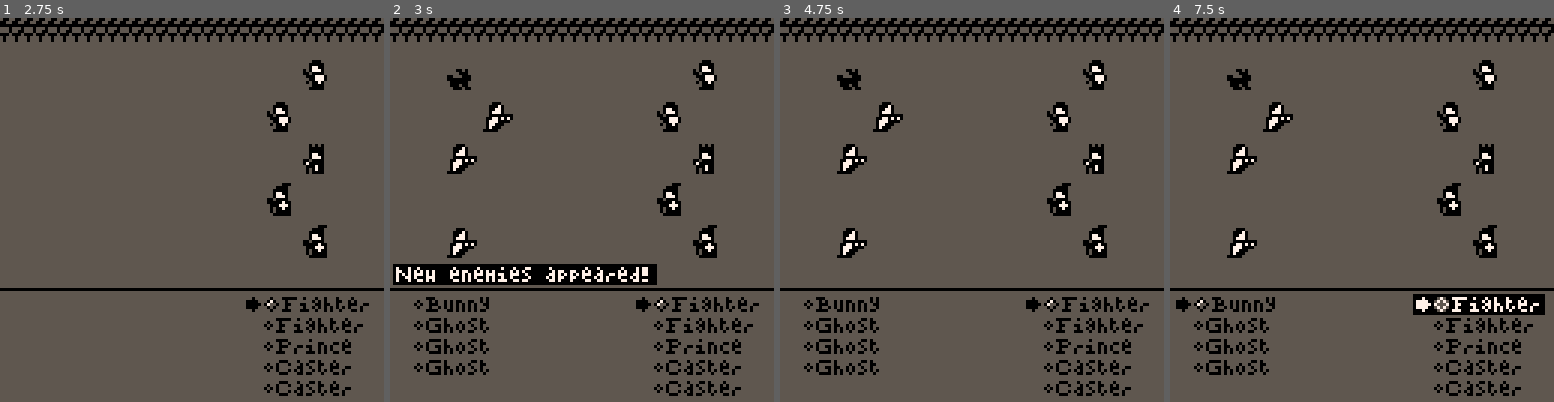
Above: before the commit, frames 1-4 (left to right).
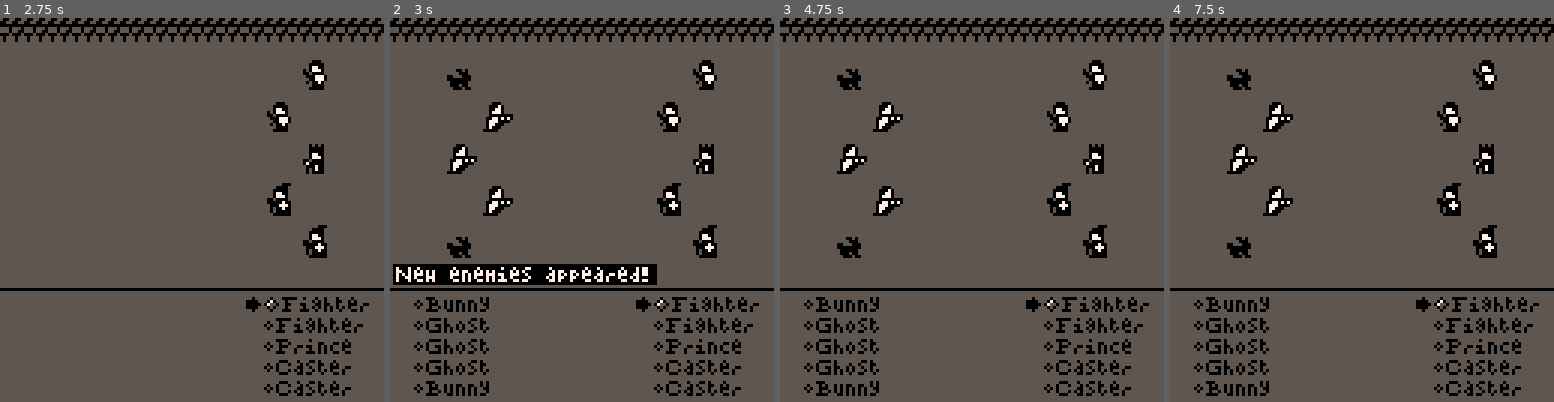
Above: after the commit, the same moments.

Repository: JohnAdamZiolkowski/Pico8-Hive
Game: PICO-8 cartridge prince/prince.p8
Two runs of this game, one before a commit and one after it. Both use one fixed random seed, a clock stepped at 60 frames per second and the inputs below.
Inputs:
- Up to frame 1 (2.75 s): tap X (X key) at 0.33, 1.07, 1.85 s; tap O (Z key) at 0.7, 1.7, 2.1, 2.5 s; hold Right 1.6-2.1 s; hold Up 2.15-2.42 s; hold Right from 2.47 s (still down)
- Up to frame 2 (3 s): keep holding Right; tap O (Z key) at 2.9 s; tap X (X key) at 2.97 s
- Up to frame 3 (4.75 s): release Right at 3.03 s; hold Left 3.08-3.58 s; tap O (Z key) every 0.4 s from 3.3 to 4.5 s; hold Down 3.63-3.97 s; hold Right 4.02-4.68 s; tap X (X key) at 4.08 s; hold Up from 4.73 s (still down)
- Up to frame 4 (7.5 s): tap O (Z key) every 0.4 s from 4.9 to 7.3 s; release Up at 5.03 s; hold Left 5.08-5.68 s; tap X (X key) at 5.2, 6.32, 7.43 s; hold Down 5.73-6.03 s; hold Right 6.08-6.58 s; hold Right 6.63-7.13 s; hold Up 7.18-7.45 s

Frame 1 is identical in both runs. In frame 2, 0.9% of the frame differs, in the area x 6-33%, y 43-99%; in frame 3, 0.9%; in frame 4, 3.2%, in the area x 1-98%, y 43-99%.

Commit message:
spawn enemies relative to the sizze of your party

Diff:
--- a/prince/prince.p8
+++ b/prince/prince.p8
@@ -354,29 +354,24 @@
 fighter = 25
 caster = 28
 
+function is_in_line(enemy_id, base_id)
+ if enemy_id == base_id
+  or enemy_id == base_id + 1
+   or enemy_id == base_id + 2 then
+  return true
+ end
+end
+
 function is_fighter(enemy_id)
- if enemy_id == fighter
-  or enemy_id == fighter + 1
-   or enemy_id == fighter + 2 then
-  return true
- end
- return false
+ return is_in_line(enemy_id, fighter)
 end
 
 function is_caster(enemy_id)
- if enemy_id == caster
-  or enemy_id == caster + 1
-   or enemy_id == caster + 2 then
-  return true
- end
+ return is_in_line(enemy_id, caster)
 end
 
 function is_prince(enemy_id)
- if enemy_id == prince
-  or enemy_id == prince + 1
-   or enemy_id == prince + 2 then
-  return true
- end
+ return is_in_line(enemy_id, prince)
 end
 
 function get_element(eni)
@@ -464,11 +459,12 @@
  {l=16, i={90, 90, 102, 90, 90}} //final bishop
 }
 
-
-levels = {  4,  12,  24,  40,
-           64,  84, 108, 136,
-          168, 204, 244, 288,
-          336, 388, 444, 512}
+levels = {}
+level = 0
+for i=1,16 do
+ level += i*5
+ add(levels,level)
+end
 
 enemies_by_level = {}
 for l=1,#levels do
@@ -548,7 +544,7 @@
  end
 
  for s=1,5 do
-  if rnd(1) < 0.33 then
+  if rnd(1) < 0.15*#arena.party then
    local id
    local e
    if random_enemy then
